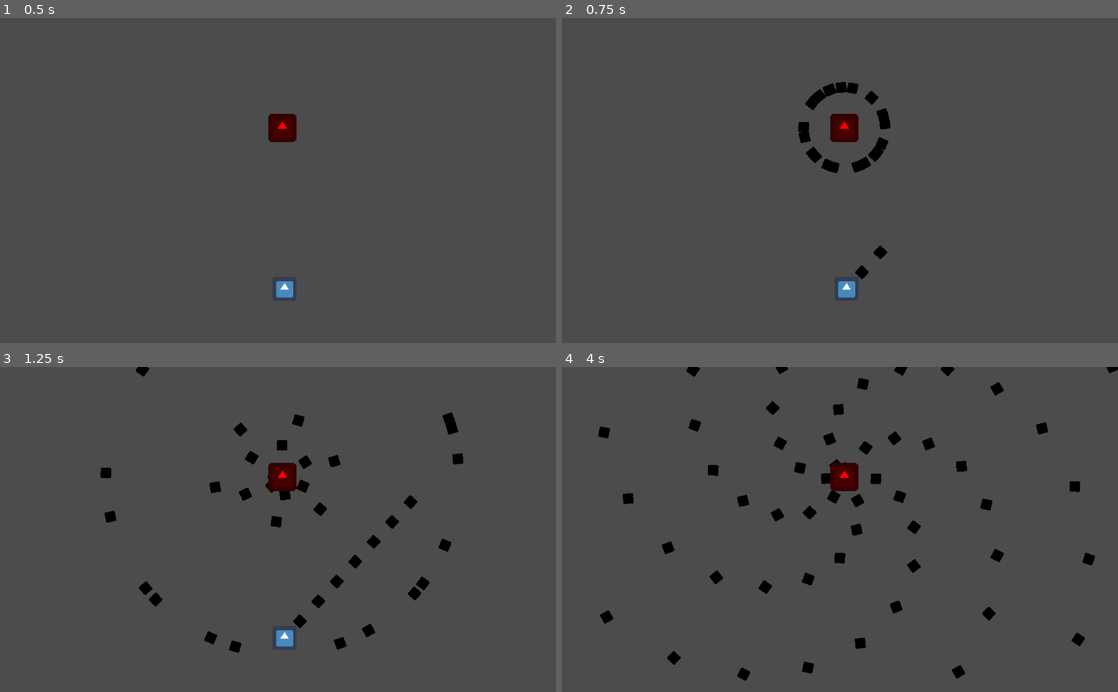
Above: before the commit, frames 1-4 (two rows, left to right).
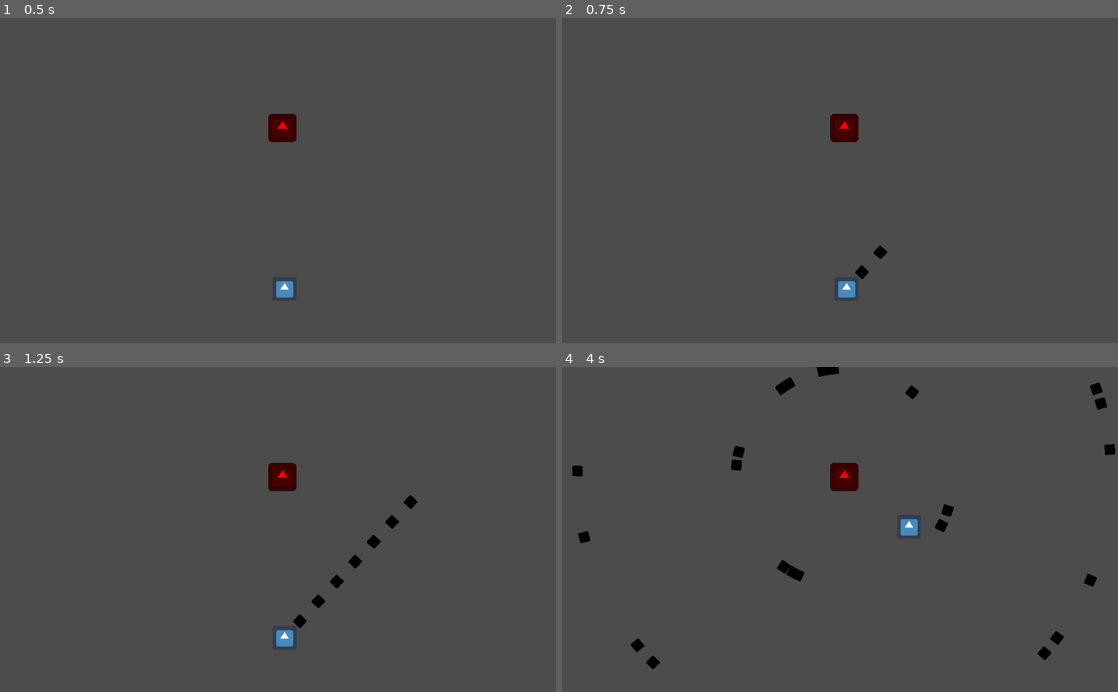
Above: after the commit, the same moments.

Repository: warriormaster12/HeartTale
Game: Godot game, scene res://Levels/BossLevel.tscn
The game is run twice, just before and just after one commit, with the same random seed, the same clock (stepped at 60 frames per second) and the same inputs. The engine's default icon, where the game draws it, is replaced by a stand-in: a white triangle on a blue panel in a dark square.
Inputs (mouse positions are in pixels of both pictures, inside the frame that each line leads up to):
- Up to frame 1 (0.5 s): no input
- Up to frame 2 (0.75 s): tap Enter at 0.5 s; move the mouse to (962, 164) at 0.52 s; press the mouse at (962, 164) at 0.53 s
- Up to frame 3 (1.25 s): no input
- Up to frame 4 (4 s): move the mouse to (728, 545) at 1.27 s; release the mouse at (728, 545) at 1.28 s; tap S (move_b) at 1.35 s; move the mouse to (895, 458) at 2.02 s; hold W (move_f) 2.03-2.78 s; move the mouse to (812, 594) at 2.77 s; tap A (move_l) at 2.85 s; move the mouse to (1006, 578) at 3.52 s; hold D (move_r) from 3.53 s (still down)

Frame 1 is identical in both runs. In frame 2, 1.0% of the frame differs, in the area x 42-60%, y 19-48%; in frame 3, 1.7%; in frame 4, 4.4%, in the area x 1-100%, y 0-97%.

Commit message:
fixed behaviour tree

Diff:
--- a/GameObjects/Enemy/BehaviourTree/BTRoot.gd
+++ b/GameObjects/Enemy/BehaviourTree/BTRoot.gd
@@ -5,35 +5,40 @@
 onready var ai_target_node = get_node(ai_target)
 onready var active_node = get_node("Stage")
 onready var timer = get_node("BehaviourExecutionTimer")
+var can_trigger = true
 var stages = 0
+
 
 # Called when the node enters the scene tree for the first time.
 func _ready():
-	timer.start()
-	stages +=1
-	pass
+	timer.one_shot = true
+
+
 
 
 # Called every frame. 'delta' is the elapsed time since the previous frame.
 func _process(delta):
 	if active_node == get_node("Stage"):
 		if stages == 0:
-			timer.set_wait_time(1.0)
-		if stages  == 1 :
-			timer.set_wait_time(5.0)
+			_wait(3.0)
+		elif stages == 1:
+			_wait(5.0)
 			if ai_target_node.can_fire == true:
 				ai_target_node._spawn_bullets_at_once()
-
 		elif stages == 2:
-			timer.set_wait_time(2.0)
+			_wait(1.0)
 			ai_target_node._spawn_bullet_rotation()
 
-		print(timer.time_left)
-	print(stages)
 
+func _wait(wait_time):
+	if can_trigger == true:
+		timer.set_wait_time(wait_time)
+		timer.start()
+		can_trigger = false
 
 
 func _on_BehaviourExecutionTimer_timeout():
+	can_trigger = true
 	stages +=1
-	if stages == 3:
+	if stages > 2:
 		stages = 0
--- a/Levels/BossLevel.tscn
+++ b/Levels/BossLevel.tscn
@@ -11,3 +11,4 @@
 [node name="Enemy" parent="." instance=ExtResource( 2 )]
 position = Vector2( 520, 203 )
 fire_delay = 0.6
+health = 100
